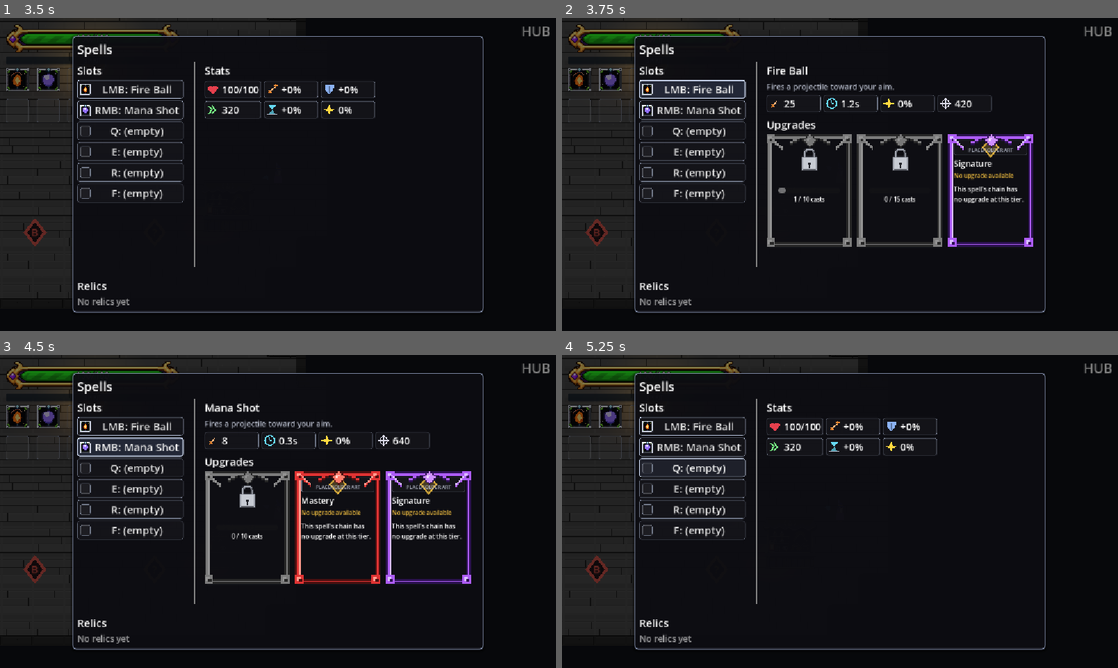
Above: before the commit, frames 1-4 (two rows, left to right).
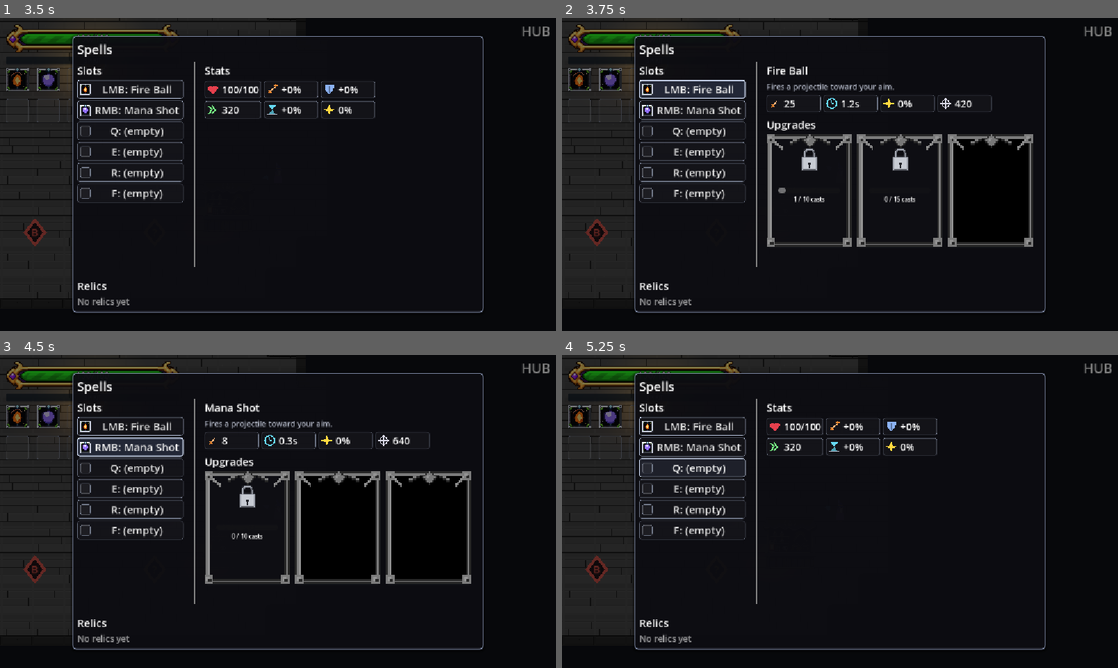
Above: after the commit, the same moments.

Repository: BestestGameStudio/gangU
Game: Godot game, scene res://game/core/main.tscn
The game is run twice, just before and just after one commit, with the same random seed, the same clock (stepped at 60 frames per second) and the same inputs. Sound files missing from this copy of the repository are replaced by a short silence.
Inputs (mouse positions are in pixels of both pictures, inside the frame that each line leads up to):
- Up to frame 1 (3.5 s): tap Enter at 0.5 s; move the mouse to (400, 158) at 0.52 s; hold D (move_right) 0.53-1.25 s; tap Space (cast) at 0.6, 2.3 s; click (400, 158) at 0.67 s; tap Shift (dash) at 0.8 s; drag from (166, 190) to (177, 58) at 1.27 s; move the mouse to (333, 105) at 2.02 s; hold D (move_right) 2.03-2.75 s; hold Tab (equip_panel) 2.03-2.75 s; drag from (250, 237) to (38, 233) at 2.77 s
- Up to frame 2 (3.75 s): click "LMB: Fire Ball" at 3.5 s
- Up to frame 3 (4.5 s): click "RMB: Mana Shot" at 4.25 s
- Up to frame 4 (5.25 s): click "Q: (empty)" at 5 s

Frame 1 is identical in both runs. In frame 2, 2.3% of the frame differs, in the area x 69-85%, y 37-74%; in frame 3, 4.7%, in the area x 53-85%, y 37-74%; in frame 4, nothing differs.

Commit message:
fix(ui): simplify upgrade cards and empty tiers (#721, #723, #724) (#722)
* chore: start missing upgrade tier cards #721

* fix(ui): blank black cards for absent upgrade tiers #721

* fix(ui): remove choose prompts and stat footers #723 #724

---------

Co-authored-by: Instinct Agent <agent@instinct.com>

Diff:
--- a/game/ui/equip_panel.gd
+++ b/game/ui/equip_panel.gd
@@ -428,13 +428,10 @@
 		var upgrade: Variant = item.upgrade
 		var b := UpgradeCard.new()
 		if upgrade == null:
-			var tier_names := ["Specialization", "Mastery", "Signature"]
-			b.setup(tier_names[item.tier - 1], "This spell's chain has no upgrade at this tier.", false)
+			b.setup("", "", false)
 		else:
 			var result := _upgrade_field(upgrade, &"result_spell") as Spell
 			var description := SpellDescription.for_spell(result)
-			if result != null and result.projectile_count > 0:
-				description += "\n%s px | %s px/s" % [int(result.range), int(result.projectile_speed)]
 			if description.is_empty():
 				description = "Upgrade content is not available yet."
 			b.setup(str(_upgrade_field(upgrade, &"display_name")), description, item.state == "token")
--- a/game/ui/upgrade_card.gd
+++ b/game/ui/upgrade_card.gd
@@ -27,6 +27,7 @@
 var _frame: TextureRect
 var _border_tier := 0
 var _locked := false
+var _unavailable := false
 var _grey_material: ShaderMaterial
 
 class PlaceholderSplash extends Control:
@@ -149,7 +150,7 @@
 func setup(upgrade_name: String, description: String, use_token: bool, tint: Color = UiStyle.B_ACCENT) -> void:
 	name_label.text = upgrade_name
 	description_label.text = description
-	action_label.text = "Choose - use upgrade token" if use_token else "Choose upgrade"
+	action_label.text = ""
 	(splash as PlaceholderSplash).tint = tint
 	splash.queue_redraw()
 	tooltip_text = "%s\n%s\n%s" % [upgrade_name, description, action_label.text]
@@ -161,10 +162,12 @@
 	disabled = state not in ["ready", "token"]
 	mouse_default_cursor_shape = Control.CURSOR_ARROW if disabled else Control.CURSOR_POINTING_HAND
 	_locked = state == "locked"
+	_unavailable = state == "unavailable"
+	_content.visible = not _unavailable
 	lock_sign.visible = _locked
 	name_label.visible = not _locked
 	description_label.visible = not _locked
-	action_label.visible = not _locked
+	action_label.visible = state == "applied"
 	(splash as PlaceholderSplash).plain = _locked
 	splash.custom_minimum_size.y = CARD_HEIGHT * 0.5 - 22.0 if _locked else 32.0
 	splash.queue_redraw()
@@ -177,8 +180,8 @@
 	progress_label.text = "%d / %d casts" % [mini(casts, maxi(threshold, 0)), threshold]
 	match state:
 		"locked": action_label.text = "Locked" if prerequisite.is_empty() else "Locked - previous tier first"
-		"ready": action_label.text = "Choose upgrade"
-		"token": action_label.text = "Choose - use upgrade token"
+		"ready": action_label.text = ""
+		"token": action_label.text = ""
 		"applied": action_label.text = "Applied"
 		_: action_label.text = "No upgrade available"
 	tooltip_text = "%s\n%s\n%s" % [name_label.text, description_label.text, action_label.text]
@@ -186,6 +189,8 @@
 		tooltip_text += "\n" + progress_label.text
 	if _locked:
 		tooltip_text = progress_label.text
+	if _unavailable:
+		tooltip_text = ""
 	call_deferred("_fit_content")
 
 ## #451: restyle the card border (Daniel: the color of the tier the card
@@ -204,10 +209,16 @@
 
 func _refresh_frame() -> void:
 	if _frame == null: return
-	_frame.texture = TIER_FRAMES[0 if _locked else _border_tier]
-	_frame.material = _grey_material if _locked else null
+	_frame.texture = TIER_FRAMES[0 if _locked or _unavailable else _border_tier]
+	_frame.material = _grey_material if _locked or _unavailable else null
 	_frame.visible = true
 	_restyle_border(UiStyle.B_DIM)
+	if _unavailable:
+		# Empty tiers are inert black cards, including hover/focus styles.
+		for style_name in ["normal", "hover", "pressed", "disabled", "focus"]:
+			var style := get_theme_stylebox(style_name).duplicate() as StyleBoxFlat
+			style.bg_color = Color.BLACK
+			add_theme_stylebox_override(style_name, style)
 
 func _process(_delta: float) -> void:
 	_fit_content()
--- a/tests/ui/test712_upgrade_menu.gd
+++ b/tests/ui/test712_upgrade_menu.gd
@@ -52,6 +52,7 @@
 	check(panel._upgrade_cards.all(func(card): return card.progress_bar.get_global_rect().position.x - card.global_position.x >= 24 and card.get_global_rect().end.x - card.progress_bar.get_global_rect().end.x >= 24), "progress bars inset at least24 pixels from frame")
 	check(UpgradeCard.LOCK_TEXTURE.get_height() > UpgradeCard.LOCK_TEXTURE.get_width(), "SpriteU lock narrower and taller")
 	check(panel._upgrade_cards.all(func(card): return absf(card.progress_bar.get_global_rect().get_center().y - card.get_global_rect().get_center().y) < 1.0 and card.progress_bar.global_position.y - card.lock_sign.get_global_rect().end.y >= 30), "bar at card midpoint with at least30px gap below lock")
+	check(panel._upgrade_cards.all(func(card): return not card.description_label.text.contains(" px") and not card.description_label.text.contains("px/s")), "upgrade descriptions omit range speed footer")
 	var plate_size := panel._plate.size
 	panel._on_slot_pressed(2)
 	await tick()
@@ -71,7 +72,7 @@
 	check(progress.upgrade_menu(water)[1].state == "locked", "token never enables future step")
 	for i in 5: caster.spell_cast.emit(water)
 	check(progress.upgrade_menu(water)[0].state == "ready", "cast gate takes precedence over token")
-	check(panel._upgrade_cards[0].name_label.visible and panel._upgrade_cards[0].description_label.visible and panel._upgrade_cards[0].action_label.visible and panel._upgrade_cards[0]._frame.material == null, "ready card restores details and tier border")
+	check(panel._upgrade_cards[0].name_label.visible and panel._upgrade_cards[0].description_label.visible and not panel._upgrade_cards[0].action_label.visible and panel._upgrade_cards[0].action_label.text.is_empty() and panel._upgrade_cards[0]._frame.material == null, "ready card restores details and tier border without choose text")
 	check(panel._upgrade_cards[0].progress_label.text == "10 / 10 casts", "ready progress omits source name")
 	panel._upgrade_cards[0].pressed.emit()
 	await tick()
@@ -99,8 +100,24 @@
 	var mana: Spell = load("res://data/spells/mana_shot.tres")
 	menu = progress.upgrade_menu(mana)
 	check(menu[1].state == "unavailable" and menu[2].state == "unavailable", "short chains do not invent upgrade content")
+	panel._on_slot_pressed(1)
+	await tick()
+	check(panel._upgrade_cards.size() == 3, "short chain keeps all three tier positions")
+	for card in panel._upgrade_cards.slice(1):
+		check(card.disabled and not card._content.visible and not card.lock_sign.visible and not card.progress_bar.visible, "missing tier hides all content and is inert")
+		check(card.tooltip_text.is_empty() and card.name_label.text.is_empty(), "missing tier has no text or tooltip")
+		check(card._frame.texture == UpgradeCard.TIER_FRAMES[0] and card._frame.material == card._grey_material, "missing tier has same grey frame as locked tier")
+		check(card.get_theme_stylebox("disabled").bg_color == Color.BLACK, "missing tier background is black")
 	var none := Spell.new()
 	check(progress.upgrade_menu(none).all(func(item): return item.state == "unavailable"), "no-chain spell has honest unavailable slots")
+	caster.unlock_spell(none)
+	for i in caster.get_slots().size():
+		if caster.get_slots()[i] == none: caster.clear_slot(i)
+	caster.clear_slot(2)
+	caster.assign_slot(2, none)
+	panel._on_slot_pressed(2)
+	await tick()
+	check(panel._upgrade_cards.size() == 3 and panel._upgrade_cards.all(func(card): return card.disabled and not card._content.visible and not card.lock_sign.visible and card.tooltip_text.is_empty()), "no-chain spell mounts three blank inert grey cards")
 	# Cyclic malformed data must terminate introspection.
 	var fake := SpellProgress.new()
 	var a := Spell.new()
--- a/tests/world/test_e_mount.gd
+++ b/tests/world/test_e_mount.gd
@@ -183,7 +183,7 @@
 						if c is UpgradeCard and not c.get_parent().get_parent().is_queued_for_deletion():
 							texts.append(c.name_label.text)
 							buttons.append(c)
-					if texts != ["Split shot", "Wide split", "Signature"] or buttons.size() != 3:
+					if texts != ["Split shot", "Wide split", ""] or buttons.size() != 3:
 						print("[E] FAIL chain upgrade card: ", texts); ok = false
 						return _done()
 					print("[E] full chain and unavailable tier render OK")
Binary file added: docs/evidence/721/721-missing-no-chain.png
Binary file added: docs/evidence/721/721-missing-spells.png
